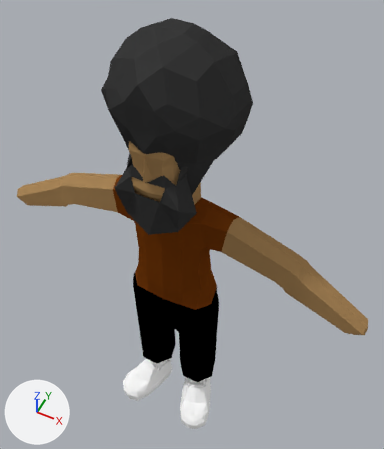
The Blender file Assets/Modls/Character/Shoe.blend: old version first, new version second.
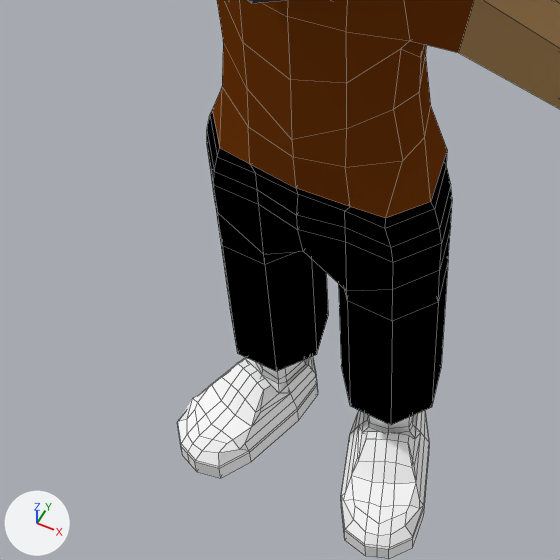
Each version appears first whole from a 50 mm camera at (5.1, -9.3, 20.13) aimed at (0.27, 0.36, 8.05), and next in a close-up on the part from 16% to 67% of the width and 52% to 96% of the height. Lighting does not change. The marker at lower left points along +X, +Y and +Z. The close-ups show mesh edges as thin lines.

Objects in the first close-up: 'Pelo_Icosphere.002'.
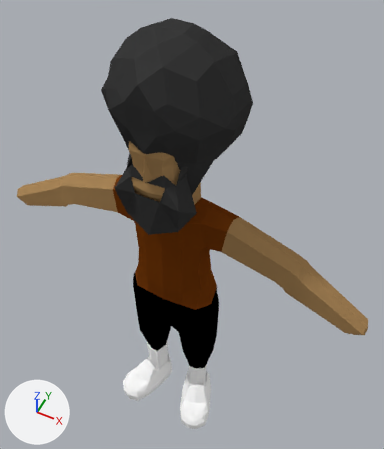
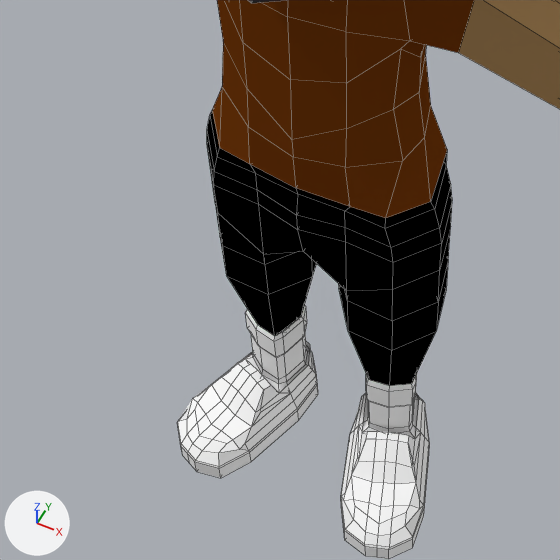
Location of each change, (x1, y1, x2, y2) in pixels of the close-ups (560 x 560 px; the box of a moved part takes in the faces that stretch with it):
part 1 of me_pelo_icosphere_002, moved or reshaped: before (215, 205, 448, 425); after (215, 205, 448, 386)

Patch to the scene script:
```diff
--- a/Assets/Modls/Character/Shoe.blend.py
+++ b/Assets/Modls/Character/Shoe.blend.py
@@ me_pelo_icosphere_002 @@
 me_pelo_icosphere_002.from_pydata(...)  # 908 vertices, 924 faces; spans x -2.08..2.08, y -2.23..3.16, z -0.77..0.55
 # used by ob_pelo_icosphere_002; location = (0.21, -0.91, 6.02); rotation_euler = (1.571, 0.0, 0.0), in degrees (90, 0, 0); scale = (2.77, 2.77, 2.77)
+# me_pelo_icosphere_002 part 1: all 14 vertices in x -0.54..0.54, y -1.6, z -0.3..0.16 are moved by (0.0, 0.72, 0.0)
 me_pelo_icosphere_002.materials.append(mat_material_002)
```
